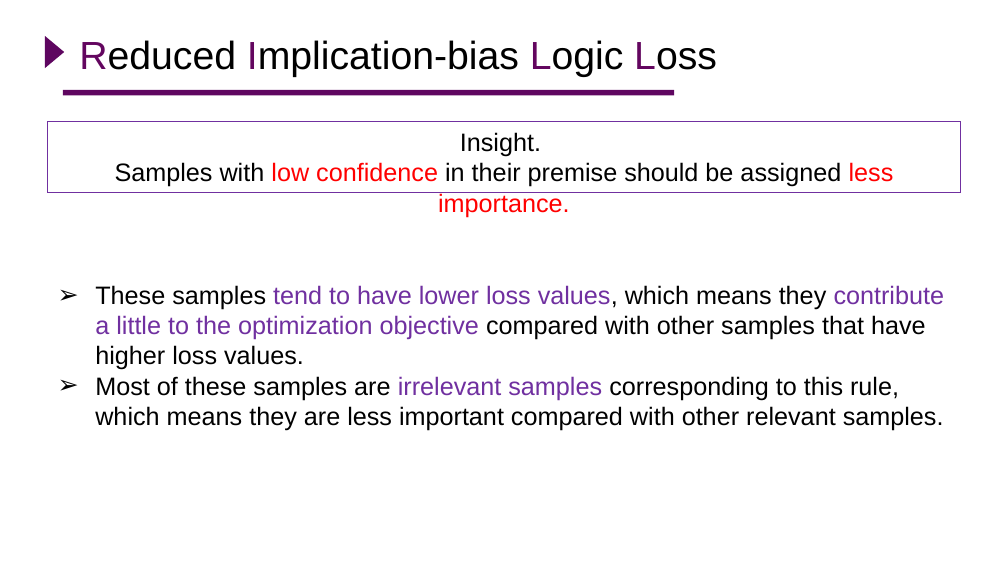
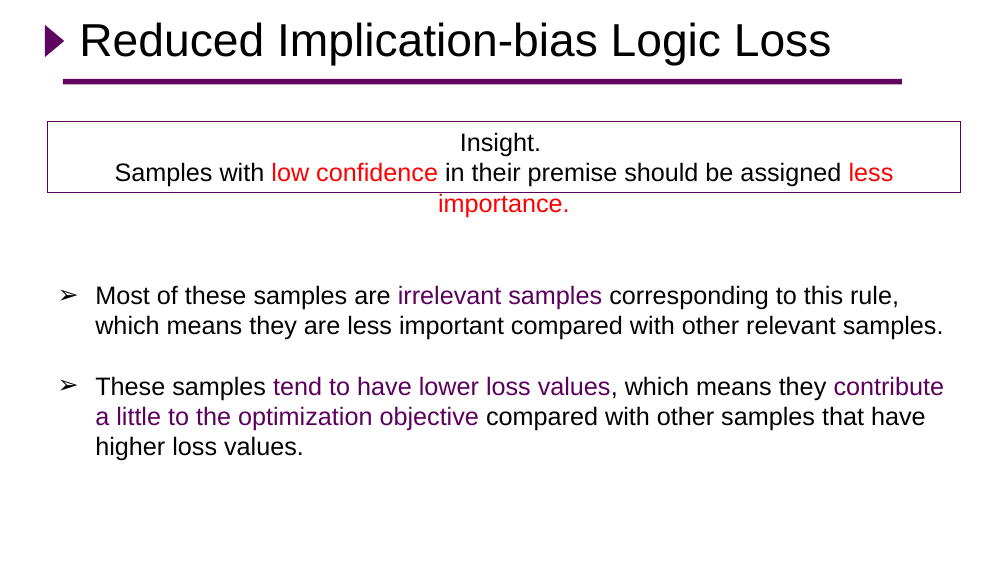
Before and after one commit to Hao-Yuan-He/Hao-Yuan-He.github.io, a slide deck: slide 7 of assets/pdf/rill_oral.pptx (slide 13 before the commit). Drawn at 1008x567 pixels with LibreOffice and Linux fonts; fonts in the diff are those of the drawing; background and template pictures are left out. Boxes give left, top, right and bottom in pixels: in the first picture for what was removed or moved away, otherwise in the second. Text is boxed around its words. In the diff, an @@ line names an element or a change of style, - is before the commit and + after.

```diff
--- a/assets/pdf/rill_oral.pptx
+++ b/assets/pdf/rill_oral.pptx
@@ triangle: place and size @@
-triangle at (45,36,64,68)
+triangle at (45,25,64,57)
@@ title added at (79,22,832,65), 33 pt, text #000000 @@
+Reduced Implication-bias Logic Loss
@@ title removed at (79,40,717,77) @@
-Reduced Implication-bias Logic Loss
@@ line moved from (62, 93) - (674, 93) to (62, 82) - (902, 82) @@
@@ rectangle "Insight." at (47,121,960,193): outline #7030A0 0.75 pt to #5B005D 0.75 pt @@
@@ text at (95,285,944,340): paragraph added @@
+➢ Most of these samples are irrelevant samples corresponding to this rule, which means they are less important compared with other relevant samples.
@@ text at (95,376,944,431): paragraph removed @@
-➢ Most of these samples are irrelevant samples corresponding to this rule, which means they are less important compared with other relevant samples.
@@ text at (95,376,945,461): text colour #7030A0 to #5B005D in "tend to have lower loss values, contribute ..." @@
```
Also in this commit, not shown: 13 other slides changed, 2 slides added, 8 slides removed.
